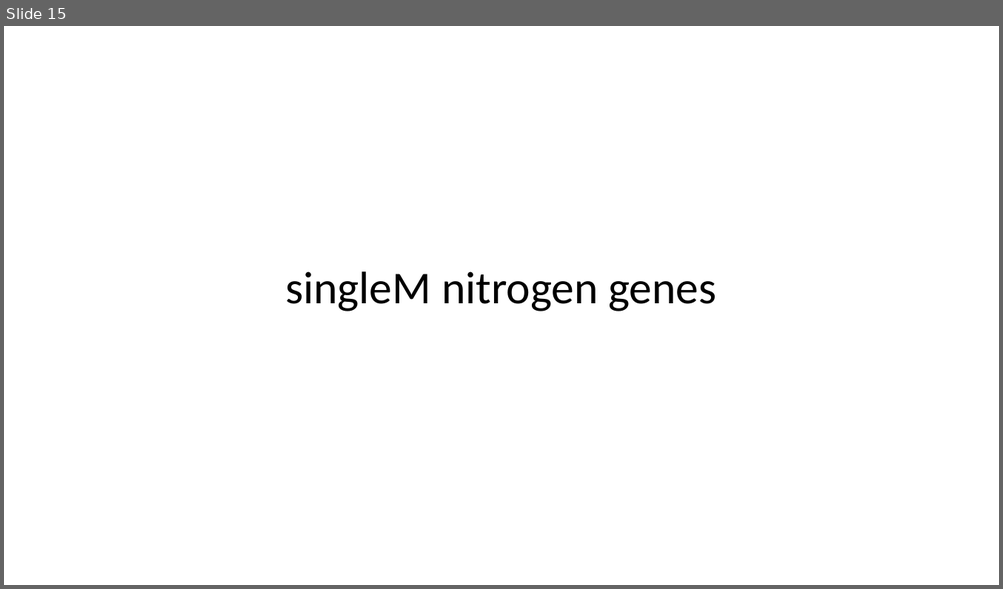
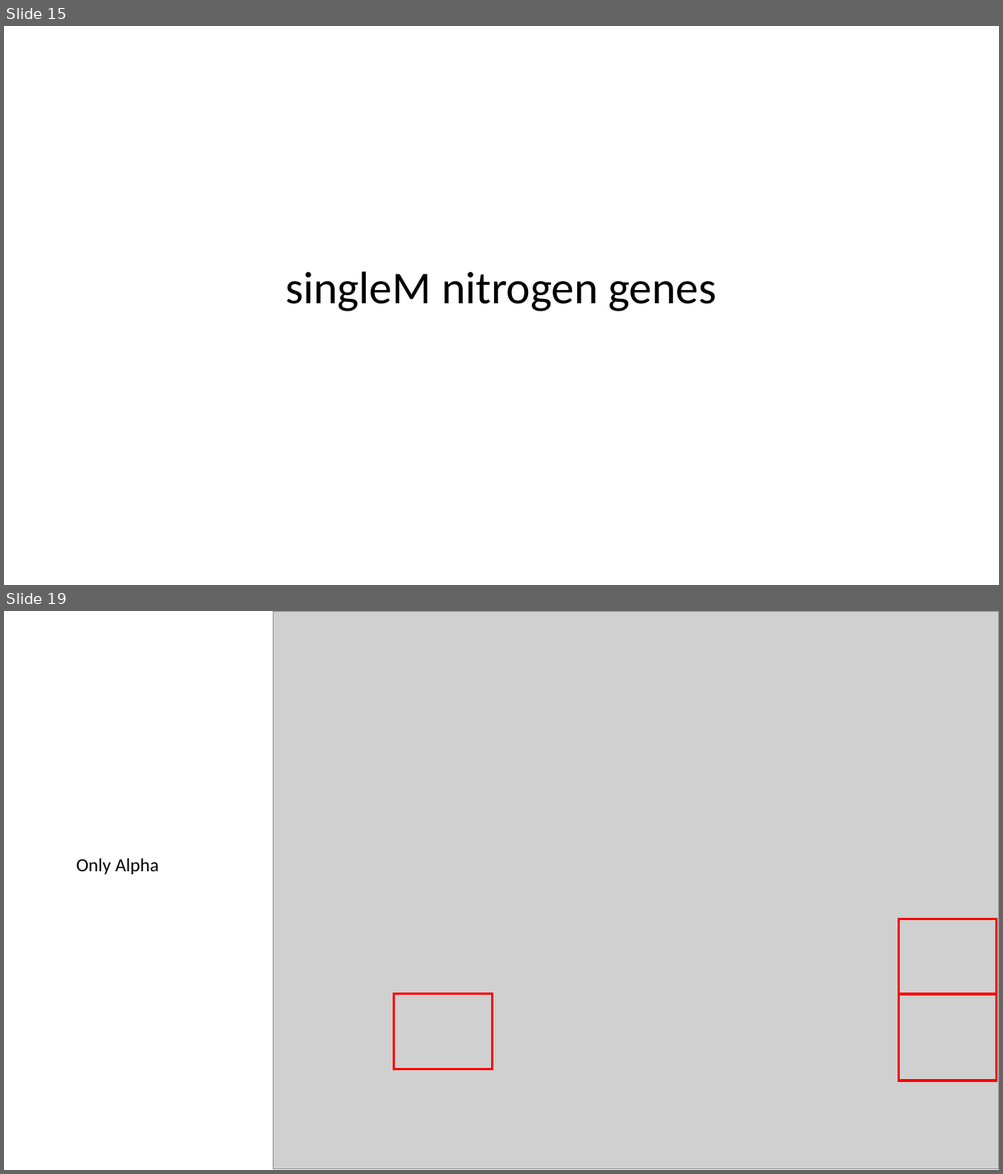
Before and after one commit to oshopina/HF_nitrogen, a slide deck: Nitrogen_paper_v2.pptx. Shown one above the other, each under a label of ours: slide 15 before the commit, slides 15 and 19 after it; the slides between them are not shown. The pictures are 1003x589 and 1003x1174 pixels, drawn with LibreOffice and Linux fonts; fonts in the diff are those of the drawing; grey boxes stand for pictures. Boxes give left, top, right and bottom in pixels: in the first picture for what was removed or moved away, otherwise in the second. Text is boxed around its words. In the diff, an @@ line names an element or a change of style, - is before the commit and + after.

Commit message:
Olga added scripts which used 'best cluster identification' based only on alpha diversity

```diff
--- a/Nitrogen_paper_v2.pptx
+++ b/Nitrogen_paper_v2.pptx
@@ slide 19 added at [4,611,999,1170], background #FFFFFF @@
@@ picture added at [273,612,999,1170] @@
@@ text added at [77,858,159,874], 18 pt, text #000000 @@
+Only Alpha
@@ rectangle added at [899,919,996,994], outline #FF0000 2.25 pt @@
@@ rectangle added at [394,994,492,1069], outline #FF0000 2.25 pt @@
@@ rectangle added at [899,994,996,1081], outline #FF0000 2.25 pt @@
```
Also in this commit, not shown: 3 slides changed, 1 other slide added, 4 other files.
